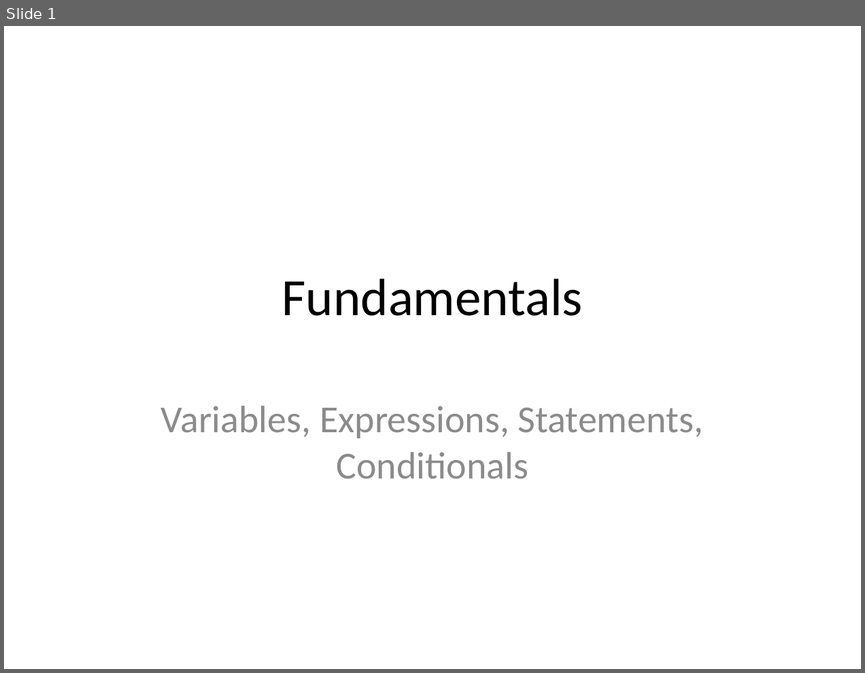
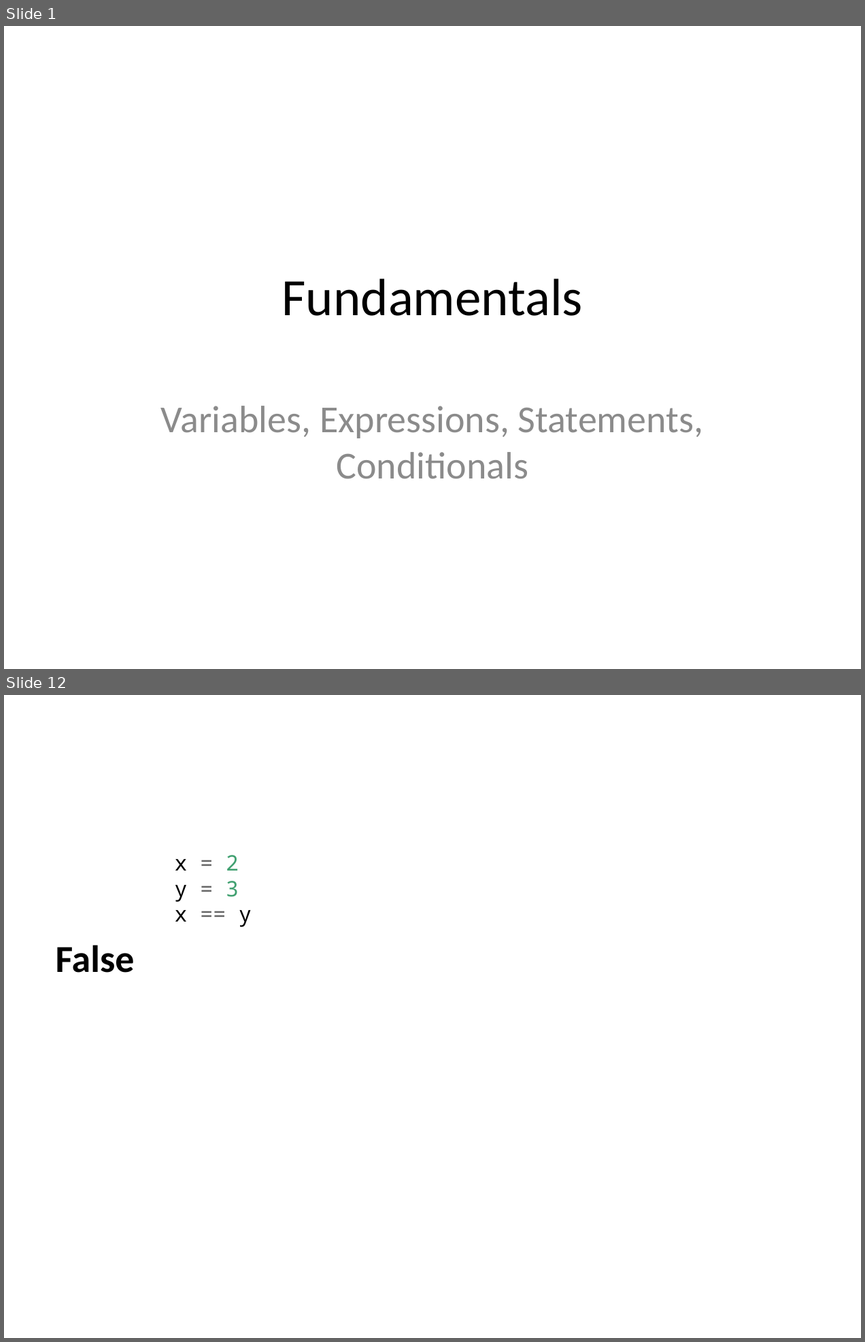
Before and after one commit to edsu/inst326, a slide deck: modules/module01/slides.pptx. Shown one above the other, each under a label of ours: slide 1 before the commit, slides 1 and 12 after it; the slides between them are not shown. The pictures are 865x673 and 865x1342 pixels, drawn with LibreOffice and Linux fonts; fonts in the diff are those of the drawing. Boxes give left, top, right and bottom in pixels: in the first picture for what was removed or moved away, otherwise in the second. Text is boxed around its words. In the diff, an @@ line names an element or a change of style, - is before the commit and + after.

```diff
--- a/modules/module01/slides.pptx
+++ b/modules/module01/slides.pptx
@@ slide 12 added at (x1=4, y1=695, x2=861, y2=1338), background #FFFFFF @@
@@ text added at (x1=56, y1=855, x2=252, y2=972), 18 pt, text #000000 @@
+x = 2
+y = 3
+x == y
+False
```
Also in this commit, not shown: 6 slides changed, 14 other slides added, 3 slides removed, 4 other files.
